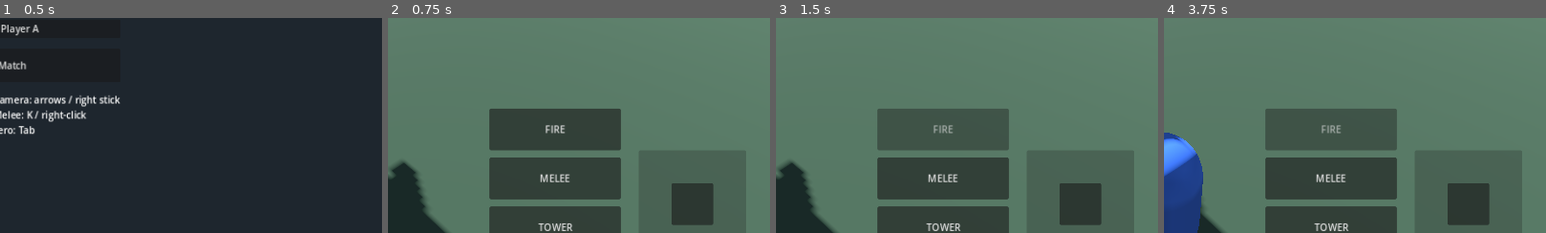
Above: before the commit, frames 1-4 (left to right).
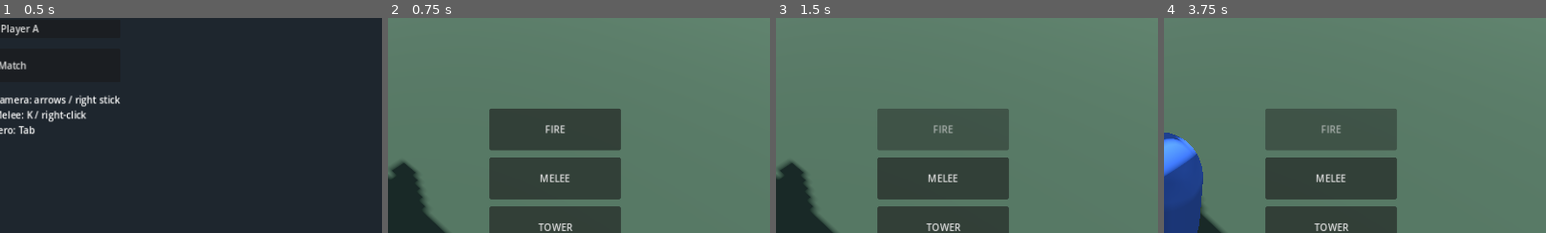
Above: after the commit, the same moments.

Repository: KevinFrazier/TerrariumGame
Game: Godot game, scene res://scenes/ui/lobby.tscn
The game is run twice, just before and just after one commit, with the same random seed, the same clock (stepped at 60 frames per second) and the same inputs.
Inputs:
- Up to frame 1 (0.5 s): no input
- Up to frame 2 (0.75 s): click "Start Match" at 0.5 s
- Up to frame 3 (1.5 s): click "Arrow Tower (60)" at 1.25 s
- Up to frame 4 (3.75 s): click "Arrow Tower (60)" at 2 s; click "Sniper Tower (110)" at 2.75 s; click "Cannon Tower (120)" at 3.5 s
The pictures show only the part of the screen within x 50-100%, y 39-89%; the shares and areas given below are measured in that part.

Frame 1 is identical in both runs. In frame 2, 2.1% of the frame differs, in the area x 74-86%, y 76-97%; in frame 3, 2.1%; in frame 4, 2.1%.

Commit message:
Make the aim stick a floating, full-screen joystick
The aim joystick now springs up wherever the player first touches instead of
living in a fixed bottom-right rect. It reads input globally via
_unhandled_input, so any touch the move stick / action buttons / build menu
don't already claim drives aiming — i.e. anywhere except the move-stick region.

https://claude.ai/code/session_01Skn99HhTrFfZzm87aCd6zC

Diff:
--- a/scenes/ui/hud.tscn
+++ b/scenes/ui/hud.tscn
@@ -68,28 +68,27 @@
 mouse_filter = 2
 
 [node name="AimStick" type="Control" parent="."]
-anchor_left = 1.0
-anchor_top = 1.0
-anchor_right = 1.0
-anchor_bottom = 1.0
-offset_left = -220.0
-offset_top = -220.0
-offset_right = -40.0
-offset_bottom = -40.0
-mouse_filter = 0
-script = ExtResource("2_stick")
-
-[node name="Base" type="Panel" parent="AimStick"]
 anchor_right = 1.0
 anchor_bottom = 1.0
 mouse_filter = 2
+script = ExtResource("2_stick")
+floating = true
+float_radius = 90.0
+
+[node name="Base" type="Panel" parent="AimStick"]
+custom_minimum_size = Vector2(180, 180)
+offset_right = 180.0
+offset_bottom = 180.0
+mouse_filter = 2
 modulate = Color(1, 1, 1, 0.4)
+visible = false
 
 [node name="Knob" type="Panel" parent="AimStick"]
 custom_minimum_size = Vector2(70, 70)
 offset_right = 70.0
 offset_bottom = 70.0
 mouse_filter = 2
+visible = false
 
 [node name="Actions" type="VBoxContainer" parent="."]
 anchor_left = 1.0
--- a/scripts/ui/virtual_joystick.gd
+++ b/scripts/ui/virtual_joystick.gd
@@ -2,53 +2,105 @@
 extends Control
 ## Touch/mouse analog stick. Outputs a Vector2 in [-1, 1] where up is -y
 ## (matching Input.get_vector), so move/aim consumers treat both sources alike.
+##
+## Two modes:
+##  - Fixed (default): a stick anchored to its own rect, dragged relative to its
+##    center. Used by the move stick.
+##  - Floating (`floating = true`): the stick has no fixed home. It reads touches
+##    globally via `_unhandled_input` and springs up wherever the player first
+##    touches, so aiming works anywhere on screen that another control (the move
+##    stick, action buttons, build menu) hasn't already claimed.
 
 signal value_changed(value: Vector2)
 
 @export var dead_zone: float = 0.15
+@export var floating: bool = false      ## spawn at the touch point, read input globally
+@export var float_radius: float = 90.0  ## drag radius (px) in floating mode
 
 var _value: Vector2 = Vector2.ZERO
 var _active_pointer: int = -999  # touch index, or -1 for mouse
+var _origin: Vector2 = Vector2.ZERO
 
-@onready var _knob: Control = $Knob
+@onready var _knob: Control = get_node_or_null("Knob")
+@onready var _base: Control = get_node_or_null("Base")
 
 func _ready() -> void:
-	mouse_filter = Control.MOUSE_FILTER_STOP
-	_center_knob()
+	if floating:
+		# Stay out of GUI hit-testing so touches fall through to _unhandled_input;
+		# the move stick and buttons (STOP controls) still claim their own areas.
+		mouse_filter = Control.MOUSE_FILTER_IGNORE
+		_hide_floating()
+	else:
+		mouse_filter = Control.MOUSE_FILTER_STOP
+		_center_knob()
 
 func get_value() -> Vector2:
 	return _value
 
 func _radius() -> float:
+	if floating:
+		return float_radius
 	return minf(size.x, size.y) * 0.5
+
+func _stick_center() -> Vector2:
+	return _origin if floating else size * 0.5
 
 func _center_knob() -> void:
 	if _knob:
 		_knob.position = size * 0.5 - _knob.size * 0.5
 
+func _hide_floating() -> void:
+	if _base:
+		_base.visible = false
+	if _knob:
+		_knob.visible = false
+
+func _show_floating_at(pos: Vector2) -> void:
+	if _base:
+		_base.position = pos - _base.size * 0.5
+		_base.visible = true
+	if _knob:
+		_knob.visible = true
+
+# Fixed mode: events arrive in the control's local rect.
 func _gui_input(event: InputEvent) -> void:
+	if not floating:
+		_handle(event)
+
+# Floating mode: read whatever no other control consumed (positions are global,
+# and this control fills the screen, so local == global).
+func _unhandled_input(event: InputEvent) -> void:
+	if floating:
+		_handle(event)
+
+func _handle(event: InputEvent) -> void:
 	if event is InputEventScreenTouch:
 		if event.pressed:
-			_begin(event.index, event.position)
+			if not (floating and _active_pointer != -999):
+				_begin(event.index, event.position)
 		elif event.index == _active_pointer:
 			_release()
 	elif event is InputEventScreenDrag and event.index == _active_pointer:
 		_drag(event.position)
 	elif event is InputEventMouseButton and event.button_index == MOUSE_BUTTON_LEFT:
 		if event.pressed:
-			_begin(-1, event.position)
+			if not (floating and _active_pointer != -999):
+				_begin(-1, event.position)
 		elif _active_pointer == -1:
 			_release()
 	elif event is InputEventMouseMotion and _active_pointer == -1:
 		_drag(event.position)
 
-func _begin(pointer: int, local_pos: Vector2) -> void:
+func _begin(pointer: int, pos: Vector2) -> void:
 	_active_pointer = pointer
-	_drag(local_pos)
+	if floating:
+		_origin = pos
+		_show_floating_at(pos)
+	_drag(pos)
 
-func _drag(local_pos: Vector2) -> void:
-	var center := size * 0.5
-	var offset := local_pos - center
+func _drag(pos: Vector2) -> void:
+	var center := _stick_center()
+	var offset := pos - center
 	var r := _radius()
 	if r <= 0.0:
 		return
@@ -65,5 +117,8 @@
 func _release() -> void:
 	_active_pointer = -999
 	_value = Vector2.ZERO
-	_center_knob()
+	if floating:
+		_hide_floating()
+	else:
+		_center_knob()
 	value_changed.emit(_value)
